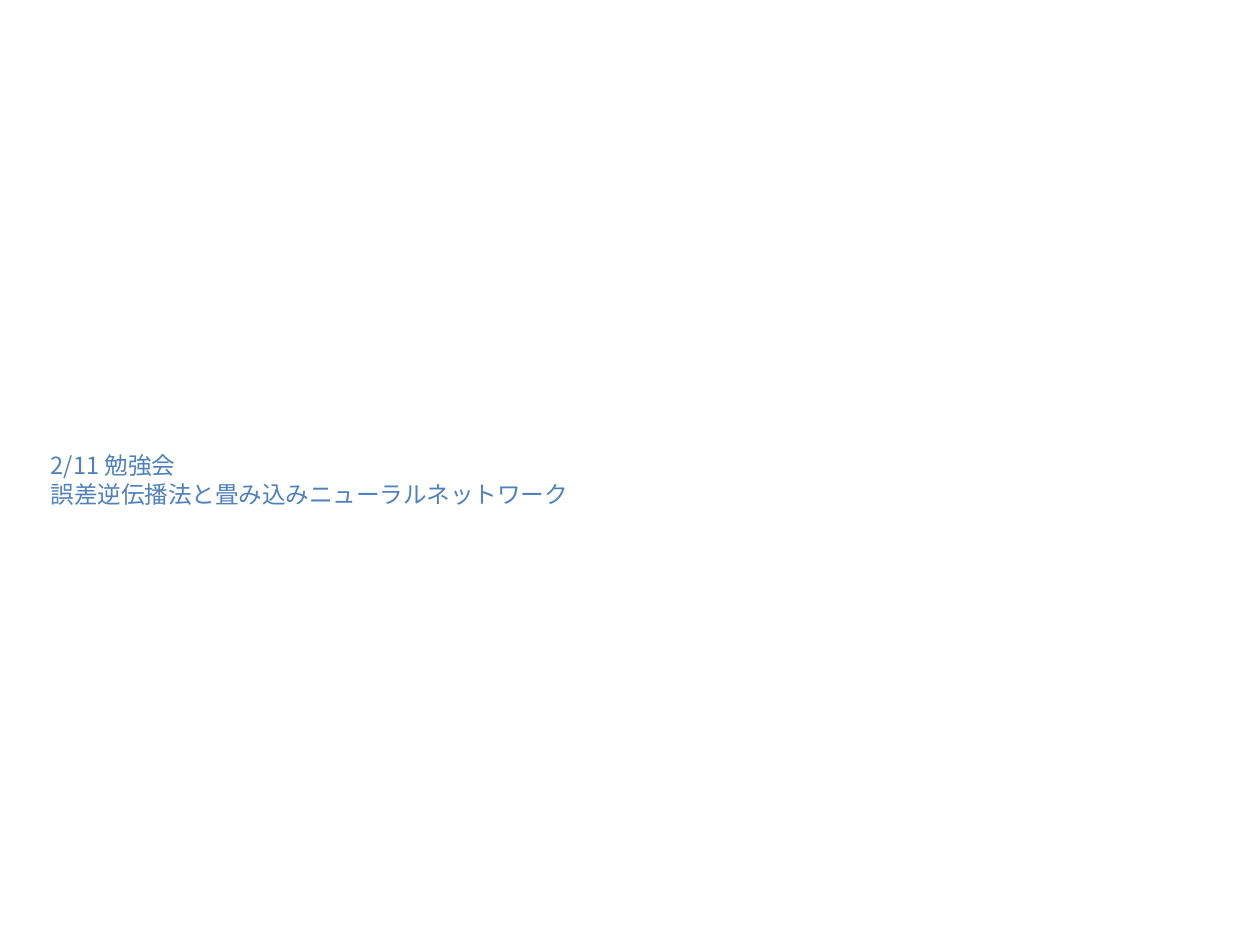
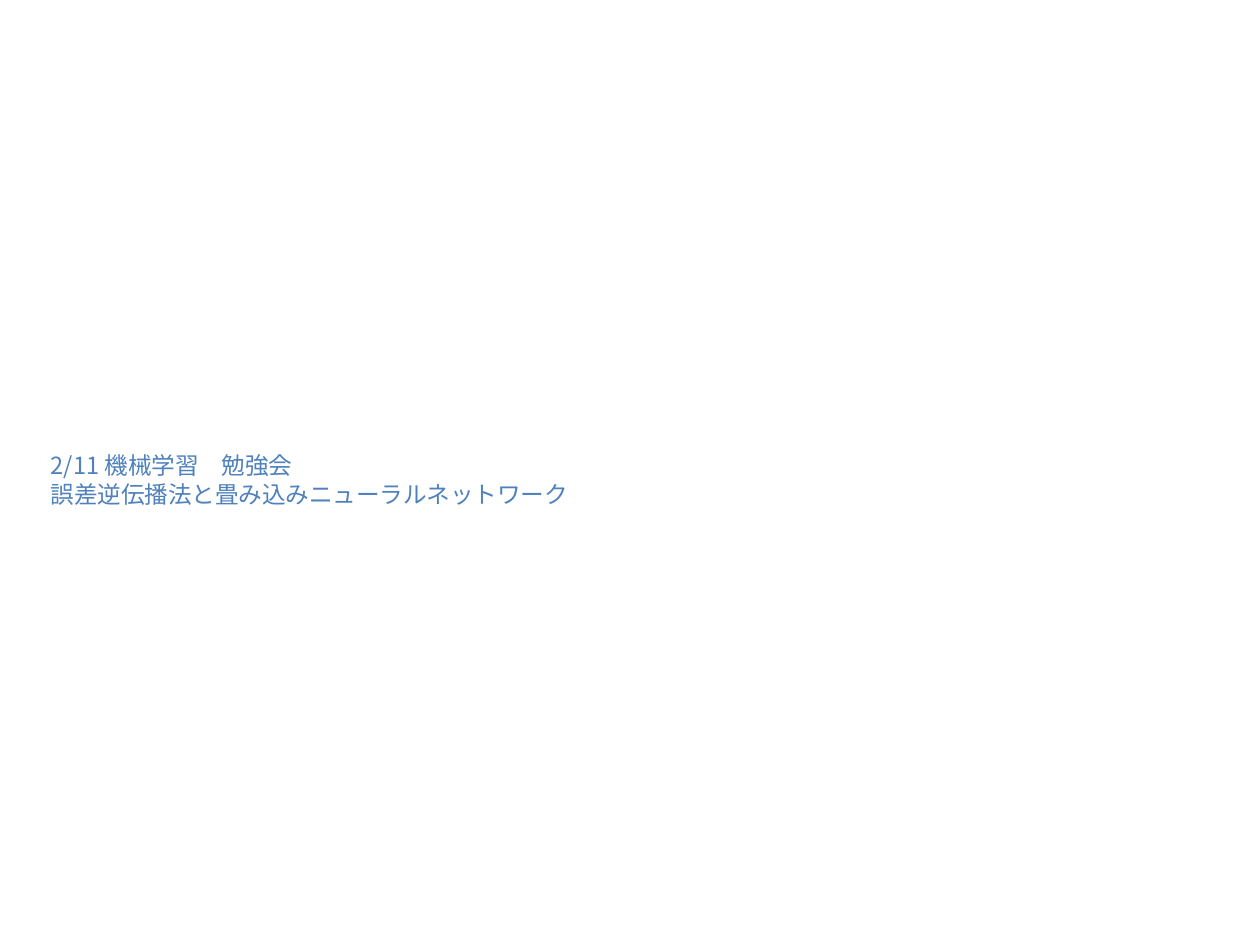
Before and after one commit to KeitoSugiyama/data_science_seminar, a slide deck: slide 1 of 5_deep_learning_middle/deep_learning_middle.pptx. Drawn at 1260x945 pixels with LibreOffice and Linux fonts; fonts in the diff are those of the drawing. Boxes give left, top, right and bottom in pixels: in the first picture for what was removed or moved away, otherwise in the second. Text is boxed around its words. In the diff, an @@ line names an element or a change of style, - is before the commit and + after.

```diff
--- a/5_deep_learning_middle/deep_learning_middle.pptx
+++ b/5_deep_learning_middle/deep_learning_middle.pptx
@@ title at [51, 454, 568, 505]: text changed @@
-2/11 勉強会
-誤差逆伝播法と畳み込みニューラルネットワーク
+2/11 機械学習 勉強会
+誤差逆伝播法と畳み込みニューラルネットワーク
```
Also in this commit, not shown: 1 other slide changed, 5 other files.
